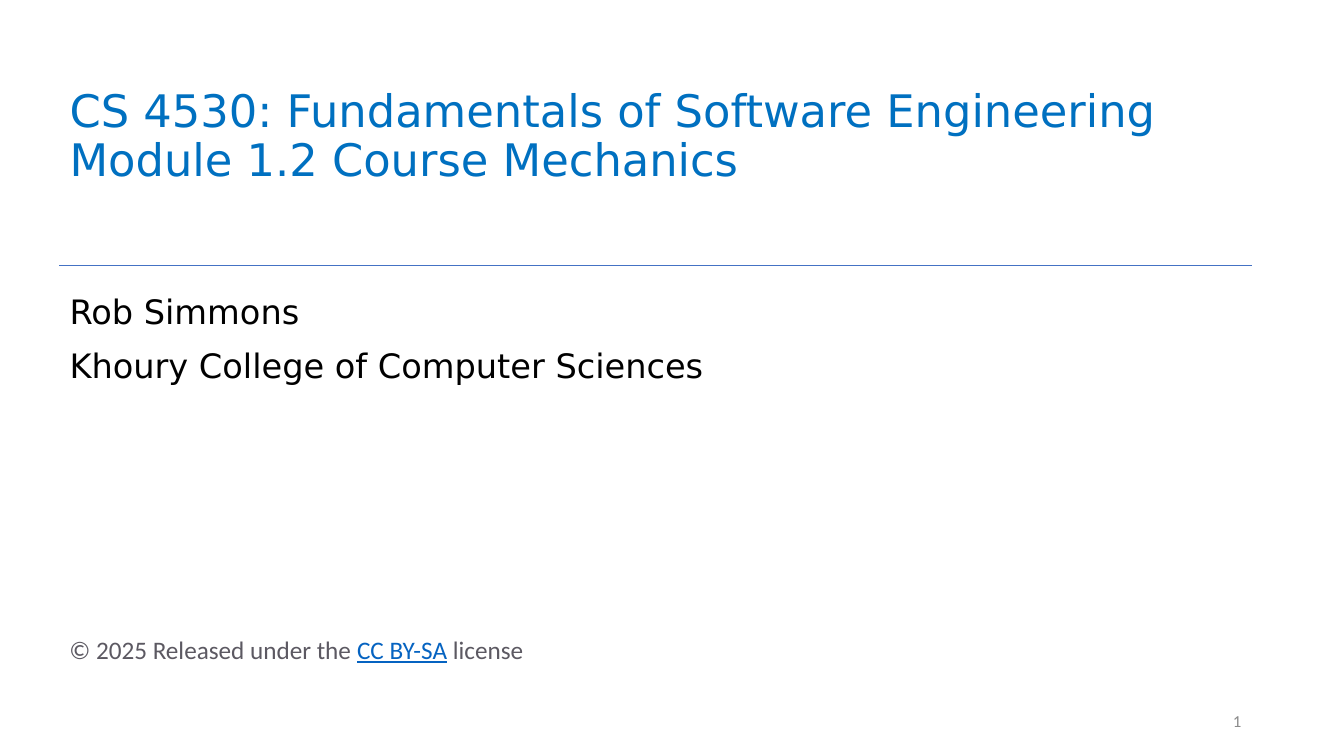
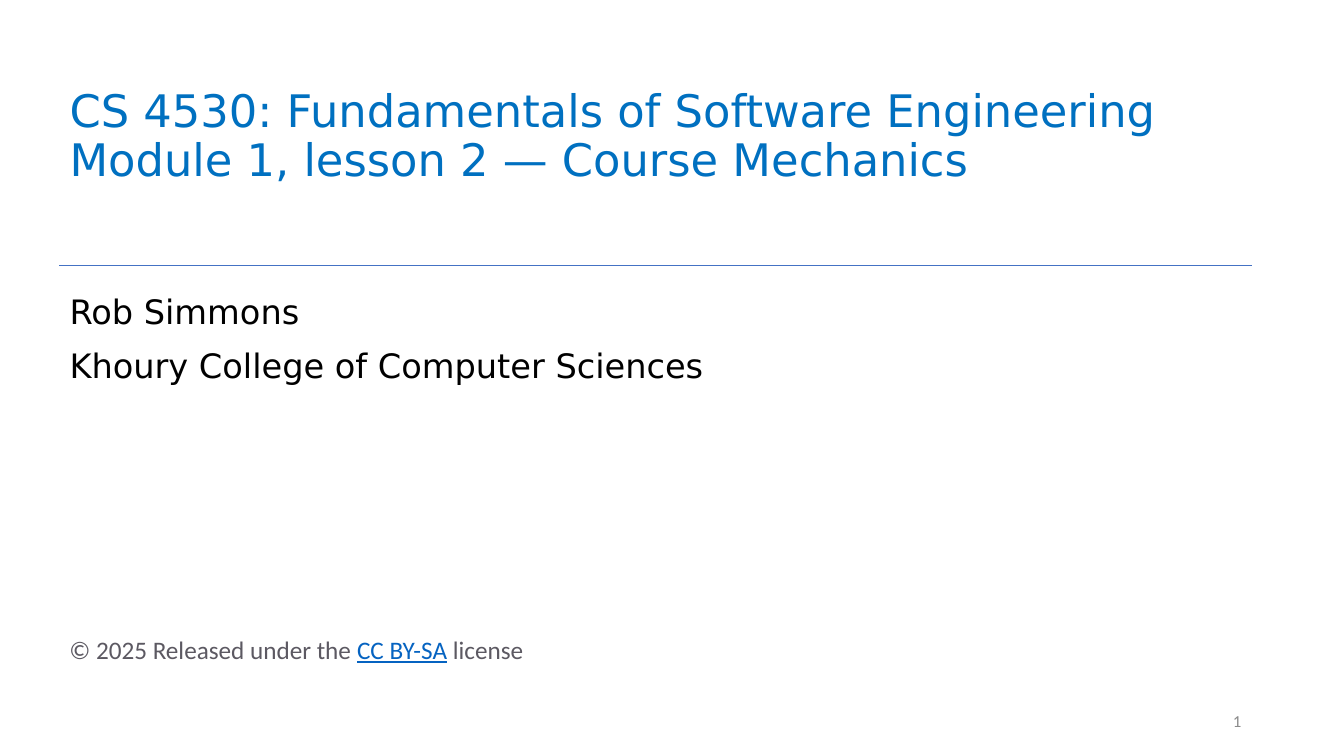
Before and after one commit to neu-se/CS4530-Summer-2025, a slide deck: slide 1 of public/slides/Module 1.2 Course Mechanics.pptx. Drawn at 1344x756 pixels with LibreOffice and Linux fonts; fonts in the diff are those of the drawing. Boxes give left, top, right and bottom in pixels: in the first picture for what was removed or moved away, otherwise in the second. Text is boxed around its words. In the diff, an @@ line names an element or a change of style, - is before the commit and + after.

```diff
--- a/public/slides/Module 1.2 Course Mechanics.pptx
+++ b/public/slides/Module 1.2 Course Mechanics.pptx
@@ title at [70,93,1155,182]: text changed @@
-CS 4530: Fundamentals of Software Engineering
-Module 1.2 Course Mechanics
+CS 4530: Fundamentals of Software Engineering
+Module 1, lesson 2 — Course Mechanics
```
Also in this commit, not shown: 5 other files.
